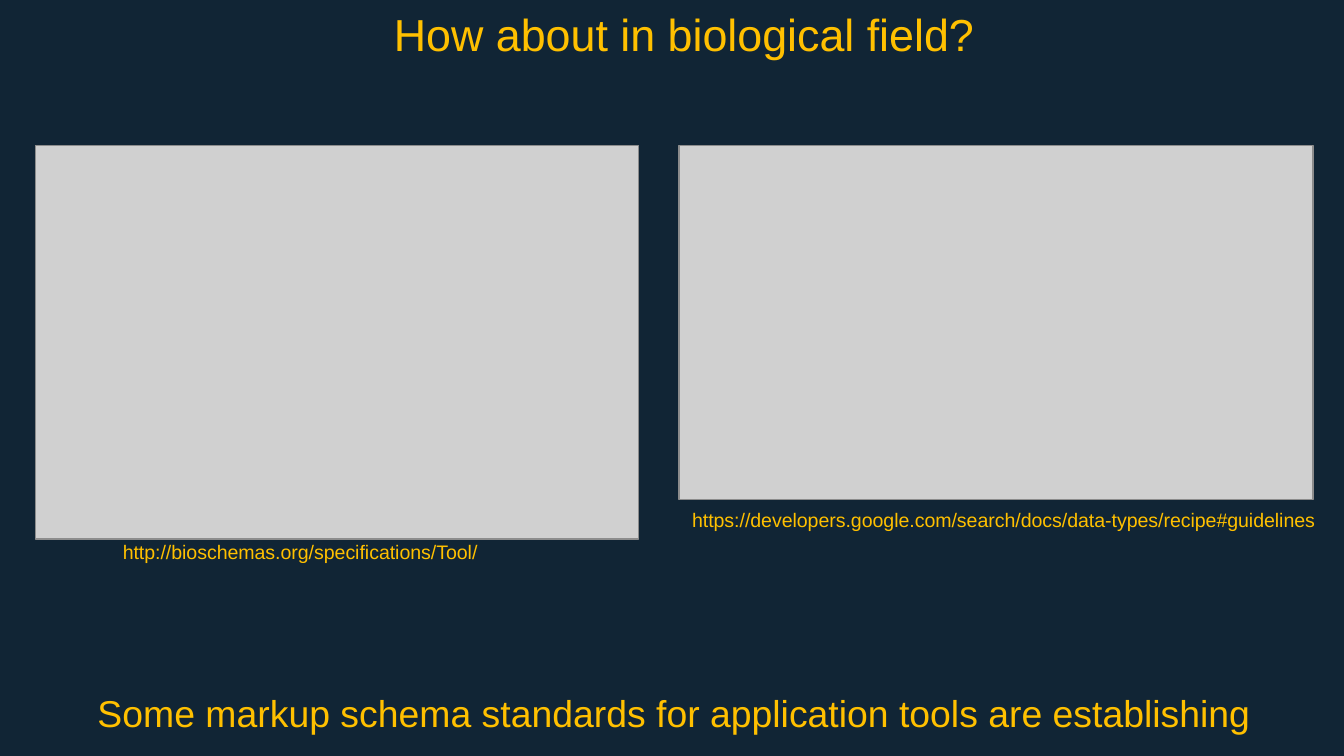
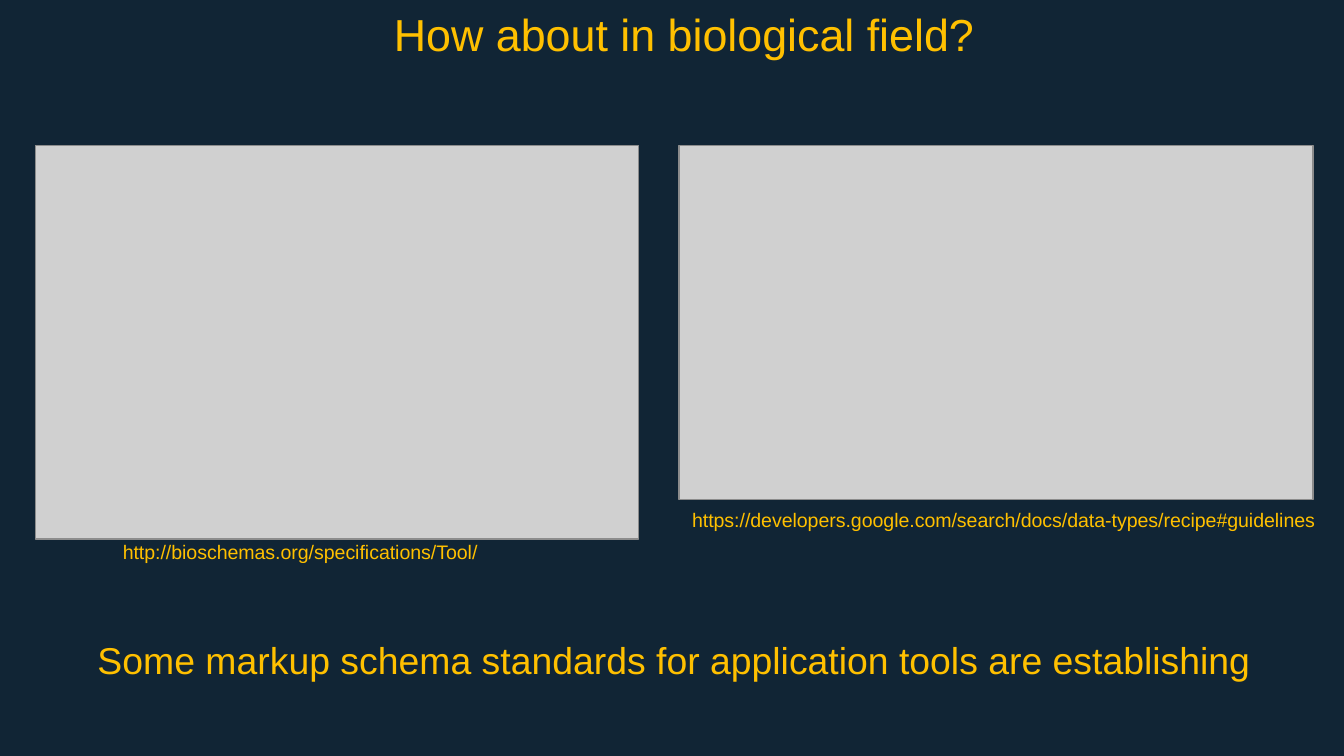
Before and after one commit to elixir-europe/BioHackathon, a slide deck: slide 8 of interoperability/Putting structured data into individual entry pages in biological database/20181112presentation3.pptx. Drawn at 1344x756 pixels with LibreOffice and Linux fonts; fonts in the diff are those of the drawing; grey boxes stand for pictures. Boxes give left, top, right and bottom in pixels: in the first picture for what was removed or moved away, otherwise in the second. Text is boxed around its words. In the diff, an @@ line names an element or a change of style, - is before the commit and + after.

```diff
--- a/interoperability/Putting structured data into individual entry pages in biological database/20181112presentation3.pptx
+++ b/interoperability/Putting structured data into individual entry pages in biological database/20181112presentation3.pptx
@@ text "Some markup schema standards for ...": place and size @@
-text "Some markup schema standards for ..." at box(97, 700, 1250, 735)
+text "Some markup schema standards for ..." at box(97, 647, 1250, 682)
```
Also in this commit, not shown: 6 other slides changed.
